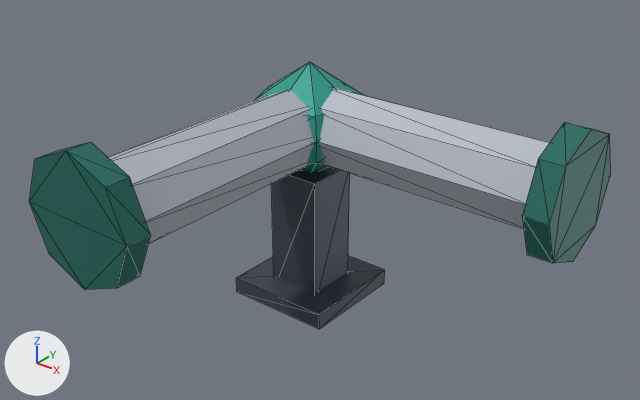
Before and after pictures for a commit that changed the glTF model assets/managed-models/factory-floor/pipe-elbow/pipe-elbow.glb.
The view is the same before and after, from a camera (50 mm lens) standing at (0.922, -1.125, 0.89) and looking at (0.158, -0.17, 0.297). The axes (+X, +Y, +Z) are drawn at lower left. The lights are the same throughout. The older version comes first. Mesh edges are drawn as thin lines. Vertices at exactly the same position are counted once.

Names of what the first picture shows: 'pipe-elbow'.
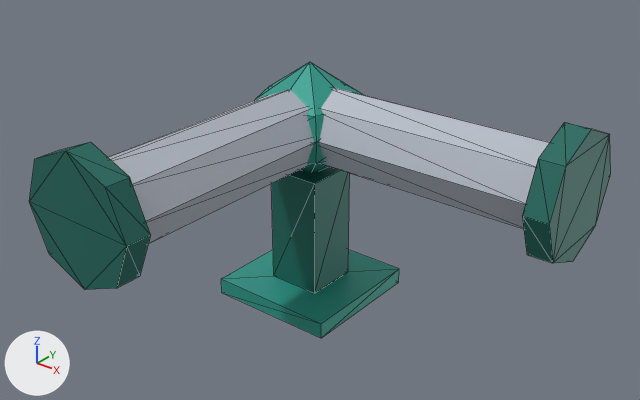
Where the change shows, as pixel boxes (x1, y1, x2, y2) in the pictures (640 x 400 px; the box of a moved part takes in the faces that stretch with it):
'pipe-elbow', reshaped, surface changed
    before: (29, 62, 611, 329)
    after: (29, 62, 611, 338)
part 1 of me_pipe_elbow, moved or reshaped
    before: (236, 256, 385, 329)
    after: (221, 249, 399, 338)
part 2 of me_pipe_elbow, moved or reshaped
    both: (271, 170, 350, 293)
part 3 of me_pipe_elbow, surface changed
    before: (236, 169, 385, 329)
    after: (221, 169, 399, 338)

Edits to the bpy script that builds the scene:
```text
Change me_pipe_elbow:
    used by ob_pipe_elbow; location = (0.0, 0.0, 0.0)
    before: 90 (-0.05, -0.05, 0.0), 91 (0.05, -0.05, 0.0), 92 (0.05, 0.05, 0.0), 93 (-0.05, 0.05, 0.0)
    remove me_pipe_elbow.from_pydata(...)  # 106 vertices, 184 faces; spans x -0.105..0.5, y -0.5..0.105, z 0.0..0.445
    add me_pipe_elbow.from_pydata(...)  # 106 vertices, 184 faces; spans x -0.12..0.5, y -0.5..0.12, z 0.0..0.445
    me_pipe_elbow part 1: the loose piece of 8 vertices spanning x -0.1..0.1, y -0.1..0.1, z 0.0..0.03 is scaled about its middle by (1.2, 1.2, 1)
    me_pipe_elbow part 2
    add for i in [*range(90, 94)]: me_pipe_elbow.vertices[i].co += Vector((0.0, 0.0, 0.03))
    me_pipe_elbow part 3: texture (UV) coordinates of 24 of 184 faces, centred in x -0.1..0.1, y -0.1..0.1, z 0.0..0.25, changed; they spanned u 0.31..0.31, v 0.83..0.83 and now span u 0.31..0.44, v 0.5..0.5
```
